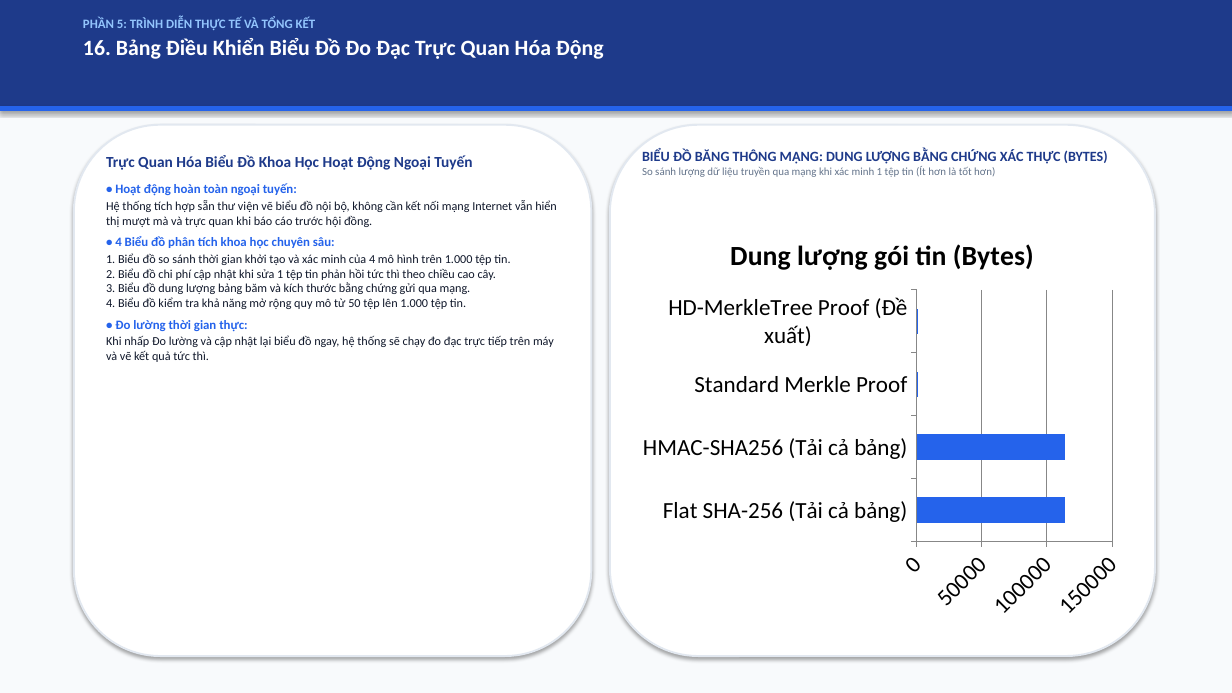
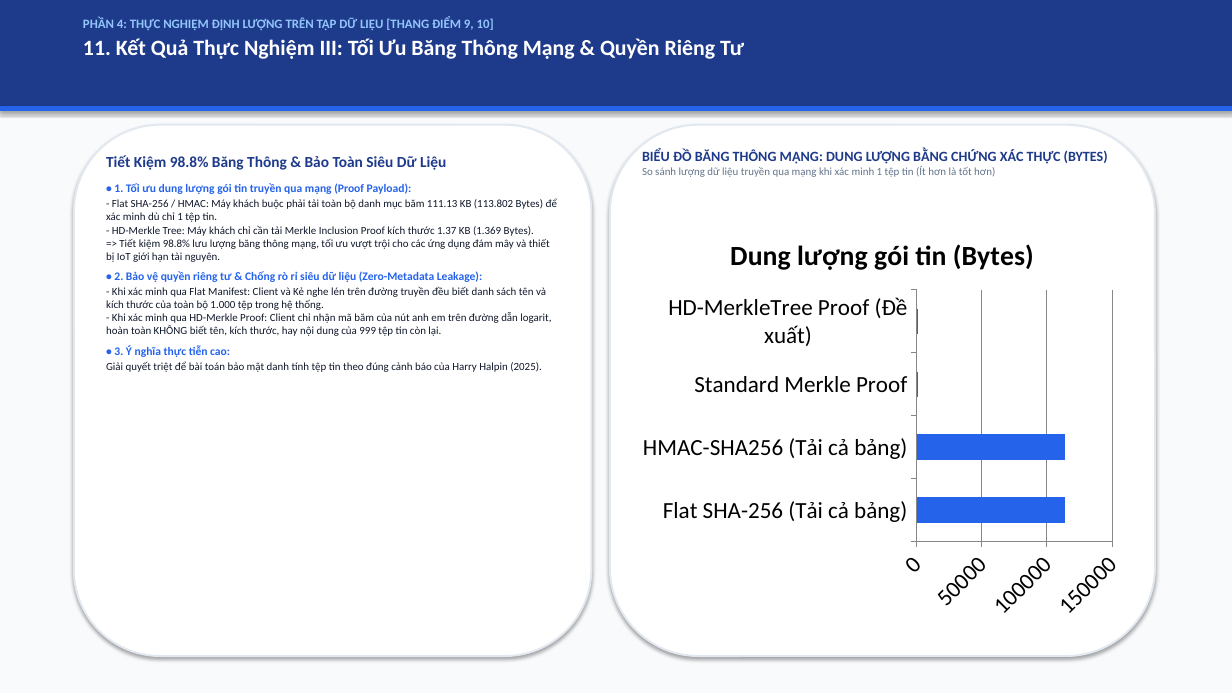
Before and after one commit to kietvo5924/ATBMHTTT_DT005_FileIntegrity, a slide deck: slide 12 of docs/Bao_Cao_Giua_Ky_DT05.pptx (slide 17 before the commit). Drawn at 1232x693 pixels with LibreOffice and Linux fonts; fonts in the diff are those of the drawing. Boxes give left, top, right and bottom in pixels: in the first picture for what was removed or moved away, otherwise in the second. Text is boxed around its words. In the diff, an @@ line names an element or a change of style, - is before the commit and + after.

```diff
--- a/docs/Bao_Cao_Giua_Ky_DT05.pptx
+++ b/docs/Bao_Cao_Giua_Ky_DT05.pptx
@@ text at [83,17,744,59]: text changed @@
-PHẦN 5: TRÌNH DIỄN THỰC TẾ VÀ TỔNG KẾT
-16. Bảng Điều Khiển Biểu Đồ Đo Đạc Trực Quan Hóa Động
+PHẦN 4: THỰC NGHIỆM ĐỊNH LƯỢNG TRÊN TẬP DỮ LIỆU [THANG ĐIỂM 9, 10]
+11. Kết Quả Thực Nghiệm III: Tối Ưu Băng Thông Mạng & Quyền Riêng Tư
@@ text at [106,155,557,372]: text changed; size 9.5 to 8.5 pt @@
-Trực Quan Hóa Biểu Đồ Khoa Học Hoạt Động Ngoại Tuyến
-• Hoạt động hoàn toàn ngoại tuyến:
-Hệ thống tích hợp sẵn thư viện vẽ biểu đồ nội bộ, không cần kết nối mạng Internet vẫn hiển thị mượt mà và trực quan khi báo cáo trước hội đồng.
-• 4 Biểu đồ phân tích khoa học chuyên sâu:
-1. Biểu đồ so sánh thời gian khởi tạo và xác minh của 4 mô hình trên 1.000 tệp tin.
-2. Biểu đồ chi phí cập nhật khi sửa 1 tệp tin phản hồi tức thì theo chiều cao cây.
-3. Biểu đồ dung lượng bảng băm và kích thước bằng chứng gửi qua mạng.
-4. Biểu đồ kiểm tra khả năng mở rộng quy mô từ 50 tệp lên 1.000 tệp tin.
-• Đo lường thời gian thực:
-Khi nhấp Đo lường và cập nhật lại biểu đồ ngay, hệ thống sẽ chạy đo đạc trực tiếp trên máy và vẽ kết quả tức thì.
+Tiết Kiệm 98.8% Băng Thông & Bảo Toàn Siêu Dữ Liệu
+• 1. Tối ưu dung lượng gói tin truyền qua mạng (Proof Payload):
+- Flat SHA-256 / HMAC: Máy khách buộc phải tải toàn bộ danh mục băm 111.13 KB (113.802 Bytes) để xác minh dù chỉ 1 tệp tin.
+- HD-Merkle Tree: Máy khách chỉ cần tải Merkle Inclusion Proof kích thước 1.37 KB (1.369 Bytes).
+=> Tiết kiệm 98.8% lưu lượng băng thông mạng, tối ưu vượt trội cho các ứng dụng đám mây và thiết bị IoT giới hạn tài nguyên.
+• 2. Bảo vệ quyền riêng tư & Chống rò rỉ siêu dữ liệu (Zero-Metadata Leakage):
+- Khi xác minh qua Flat Manifest: Client và Kẻ nghe lén trên đường truyền đều biết danh sách tên và kích thước của toàn bộ 1.000 tệp trong hệ thống.
+- Khi xác minh qua HD-Merkle Proof: Client chỉ nhận mã băm của nút anh em trên đường dẫn logarit, hoàn toàn KHÔNG biết tên, kích thước, hay nội dung của 999 tệp tin còn lại.
+• 3. Ý nghĩa thực tiễn cao:
+Giải quyết triệt để bài toán bảo mật danh tính tệp tin theo đúng cảnh báo của Harry Halpin (2025).
```
Also in this commit, not shown: 13 other slides changed, 4 slides added, 4 slides removed, 6 other files.
